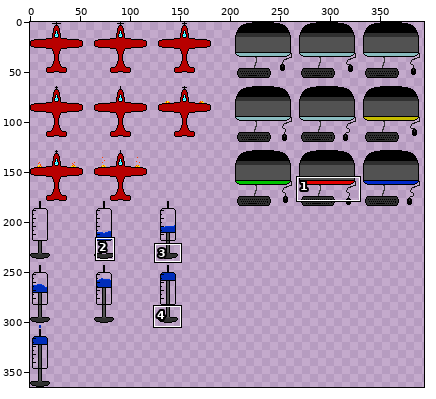
One commit to this sprite sheet: Testbed/Output/Assets/Textures/allAnims.png. The first picture is a wide view before the edit; the outline marks the close-up.
Close-up. Old version:
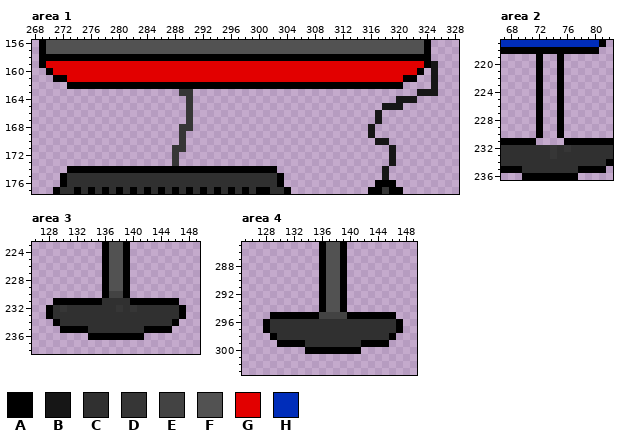
The file is 480x365 pixels. Colours within 5 levels of each other are drawn and written as one. Shown: area 1: x 268..328, y 156..177; area 2: x 67..82, y 217..236; area 3: x 126..149, y 223..238; area 4: x 125..149, y 285..303. The wide view leaves out empty margins. The commit also changed other parts of the picture, which this record leaves out.
Palette (. is transparent): A #000000  B #161616  C #303030  D #363636  E #434343  F #525252  G #e20000  H #002dba
The same view after the edit:
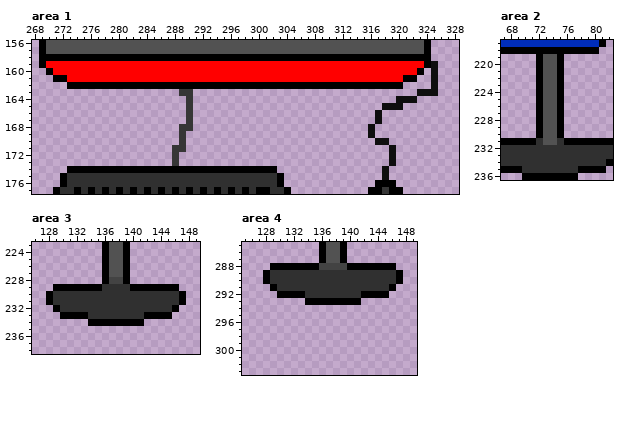
The exact change:
@@ palette @@
-B #161616
+B #0e0e0e
-G #e20000
+G #ff0000
--- area 2
@@ x 70..78 @@
 218 AAAAAAAAA
-219 ..A..A...
-220 ..A..A...
-221 ..A..A...
-222 ..A..A...
-223 ..A..A...
-224 ..A..A...
-225 ..A..A...
-226 ..A..A...
-227 ..A..A...
-228 ..A..A...
-229 ..A..A...
-230 ..A..A...
-231 AA....AAA
-232 CCCCDCDCC
-233 CCCCDCCCC
+219 ..AFFA...
+220 ..AFFA...
+221 ..AFFA...
+222 ..AFFA...
+223 ..AFFA...
+224 ..AFFA...
+225 ..AFFA...
+226 ..AFFA...
+227 ..AFFA...
+228 ..AFFA...
+229 ..AFFA...
+230 ..AFFA...
+231 AACFFCAAA
+232 CCCCCCCCC
+233 CCCCCCCCC
 234 CCCCCCCCC
--- area 3
@@ x 126..149 @@
 227 ..........AFFA..........
-228 ..........AFFA..........
-229 ..........AFFA..........
-230 ..........AEEA..........
-231 ...AAAAAAACCCCAAAAAAA...
-232 ..ACDCCCCCCCDCDCCCCCCA..
-233 ..ACCCCCCCCCCCCCCCCCCA..
-234 ...ACCCCCCCCCCCCCCCCA...
-235 ....AAAACCCCCCCCAAAA....
-236 ........AAAAAAAA........
+228 ..........AEEA..........
+229 ...AAAAAAACCCCAAAAAAA...
+230 ..ACCCCCCCCCCCCCCCCCCA..
+231 ..ACCCCCCCCCCCCCCCCCCA..
+232 ...ACCCCCCCCCCCCCCCCA...
+233 ....AAAACCCCCCCCAAAA....
+234 ........AAAAAAAA........
+235 ........................
+236 ........................
 237 ........................
--- area 4
@@ x 125..149 @@
 287 ...........AFFA..........
-288 ...........AFFA..........
-289 ...........AFFA..........
-290 ...........AFFA..........
-291 ...........AFFA..........
-292 ...........AFFA..........
-293 ...........AFFA..........
-294 ...........AFFA..........
-295 ....AAAAAAAEEEEAAAAAAA...
-296 ...ACCCCCCCCCCCCCCCCCCA..
-297 ...ACCCCCCCCCCCCCCCCCCA..
-298 ....ACCCCCCCCCCCCCCCCA...
-299 .....AAAACCCCCCCCAAAA....
-300 .........AAAAAAAA........
+288 ....AAAAAAAEEEEAAAAAAA...
+289 ...ACCCCCCCCCCCCCCCCCCA..
+290 ...ACCCCCCCCCCCCCCCCCCA..
+291 ....ACCCCCCCCCCCCCCCCA...
+292 .....AAAACCCCCCCCAAAA....
+293 .........AAAAAAAA........
+294 .........................
+295 .........................
+296 .........................
+297 .........................
+298 .........................
+299 .........................
+300 .........................
 301 .........................
Pixel boxes of the changes (left, top, right, bottom) in both close-ups:
changed: (46, 61, 438, 180)
changed: (536, 54, 571, 159)
changed: (46, 277, 186, 340)
changed: (263, 263, 403, 354)
